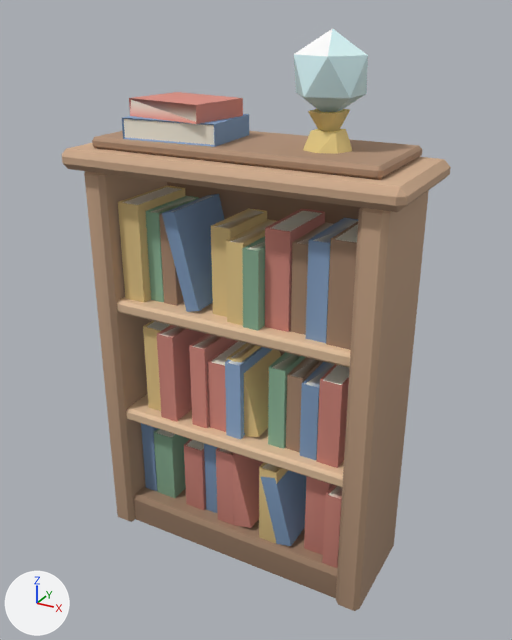
Before and after pictures for a commit that changed the glTF model assets/models/bookshelf/bookshelf.low.glb.
Before and after are seen from a 50 mm lens placed at (1.005, -1.791, 1.739), pointed at (0.02, 0.0, 0.844). Arrows for +X, +Y and +Z are at lower left; the lights stay in place. The first picture is the older version. Where no turn or scale is listed for an object, it has been applied to the vertices. Vertices at exactly the same position are counted once.

Objects in the first picture: 'bookshelf'.
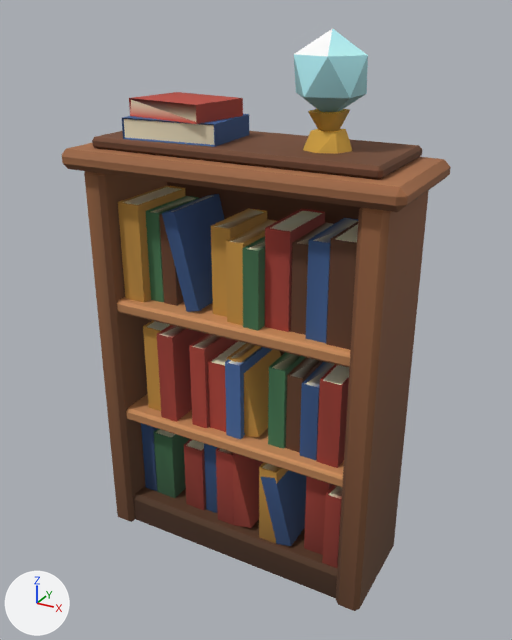
What differs and where, as boxes [x1, y1, x2, y2] in the pictures (512 x 640 px):
part 1 of me_bookshelf, recoloured (beige to brown): [62, 29, 451, 611] in both

The change, as a list of edits to the scene's bpy script:
```text
Change me_bookshelf:
    where me_bookshelf.from_pydata(...)  # 562 vertices, 948 faces; spans x -0.53..0.53, y -0.21..0.21, z -0.85..0.85
    used by ob_bookshelf; location = (0.0, -0.01, 0.846)
    me_bookshelf part 1: 947 faces centred in x -0.53..0.53, y -0.21..0.21, z -0.85..0.81 are repainted in the vertex colours, in many colours
```
